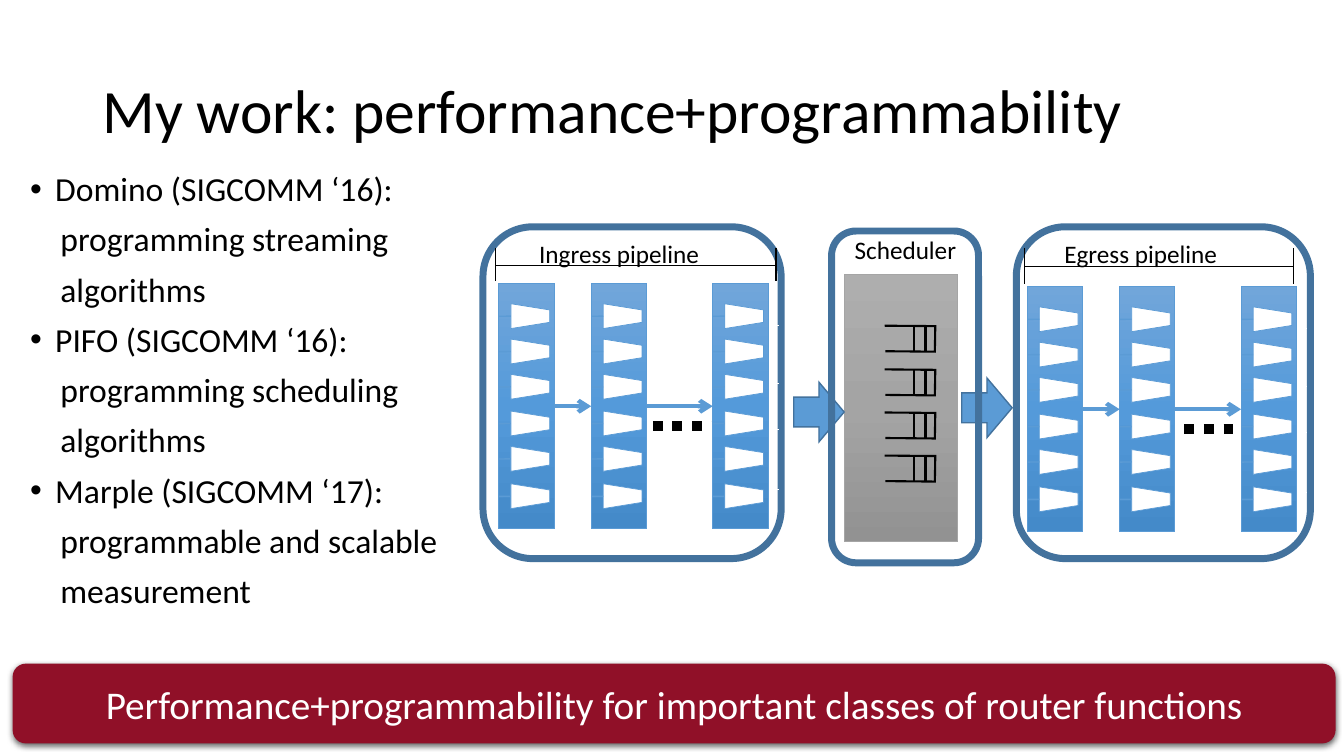
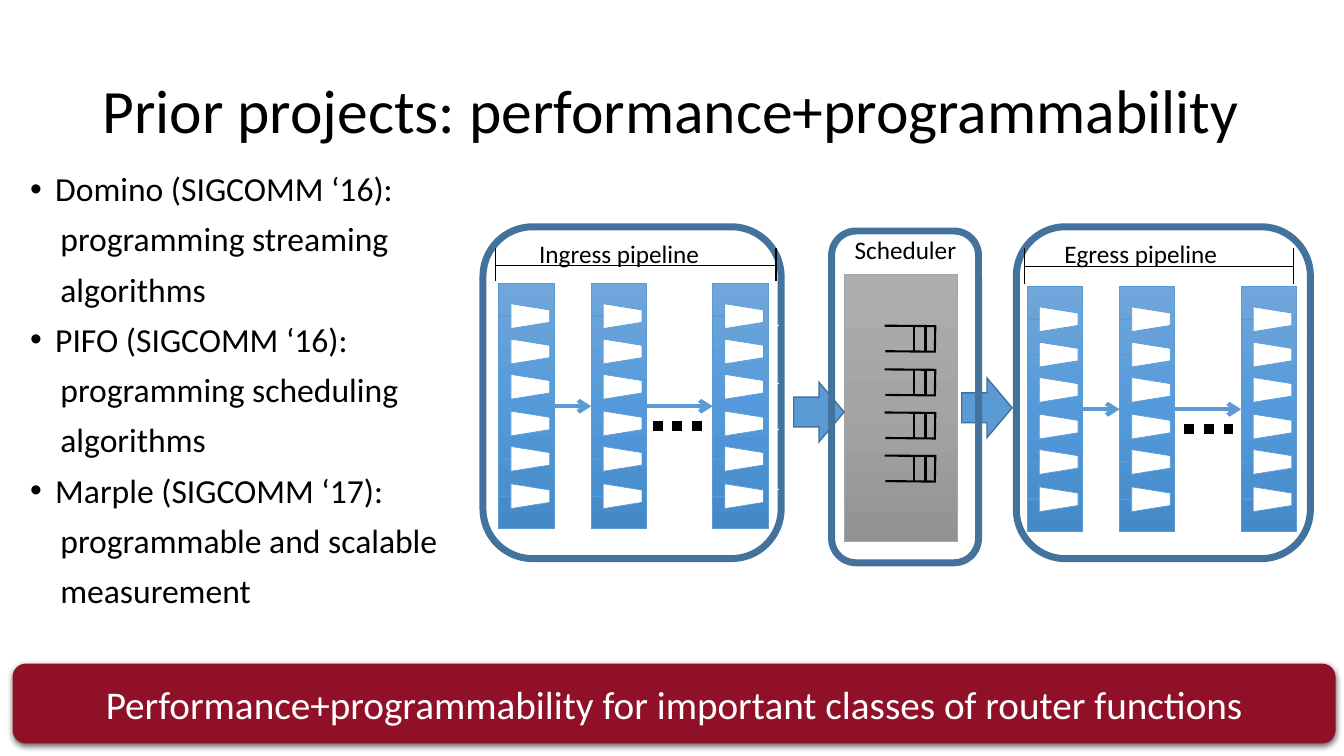
Before and after one commit to anirudhSK/pifo-domino-marple-ppts, a slide deck: slide 7 of nyu_wireless.pptx. Drawn at 1344x756 pixels with LibreOffice and Linux fonts; fonts in the diff are those of the drawing. Boxes give left, top, right and bottom in pixels: in the first picture for what was removed or moved away, otherwise in the second. Text is boxed around its words. In the diff, an @@ line names an element or a change of style, - is before the commit and + after.

```diff
--- a/nyu_wireless.pptx
+++ b/nyu_wireless.pptx
@@ title at bbox=[102, 90, 1238, 144]: text changed @@
-My work: performance+programmability
+Prior projects: performance+programmability
```
Also in this commit, not shown: 2 other slides changed.
